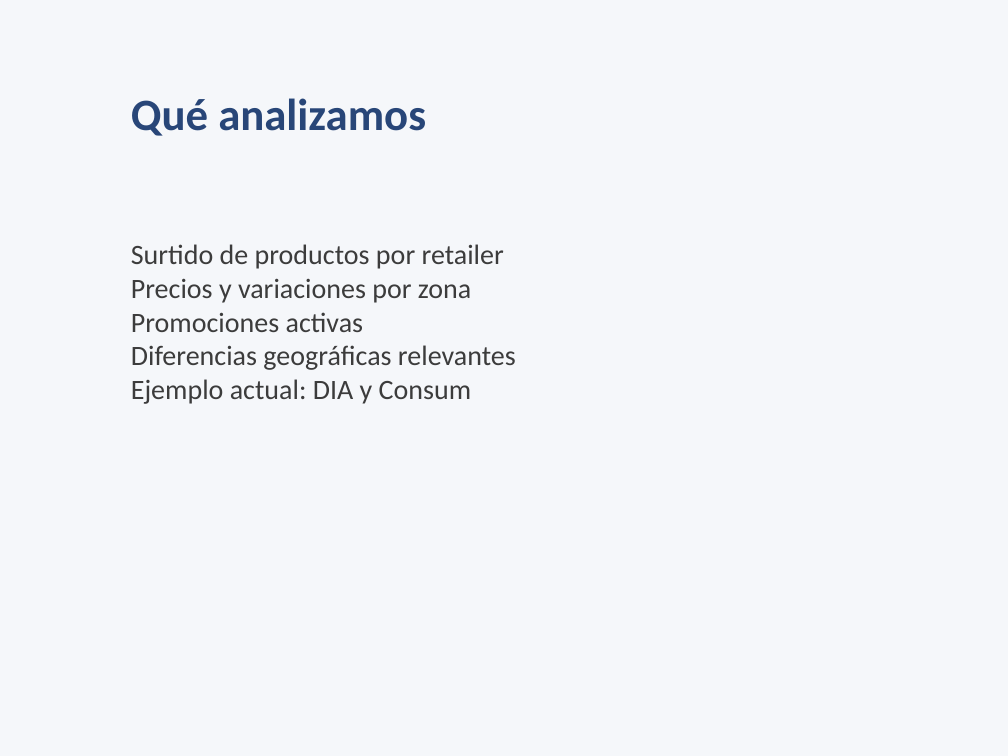
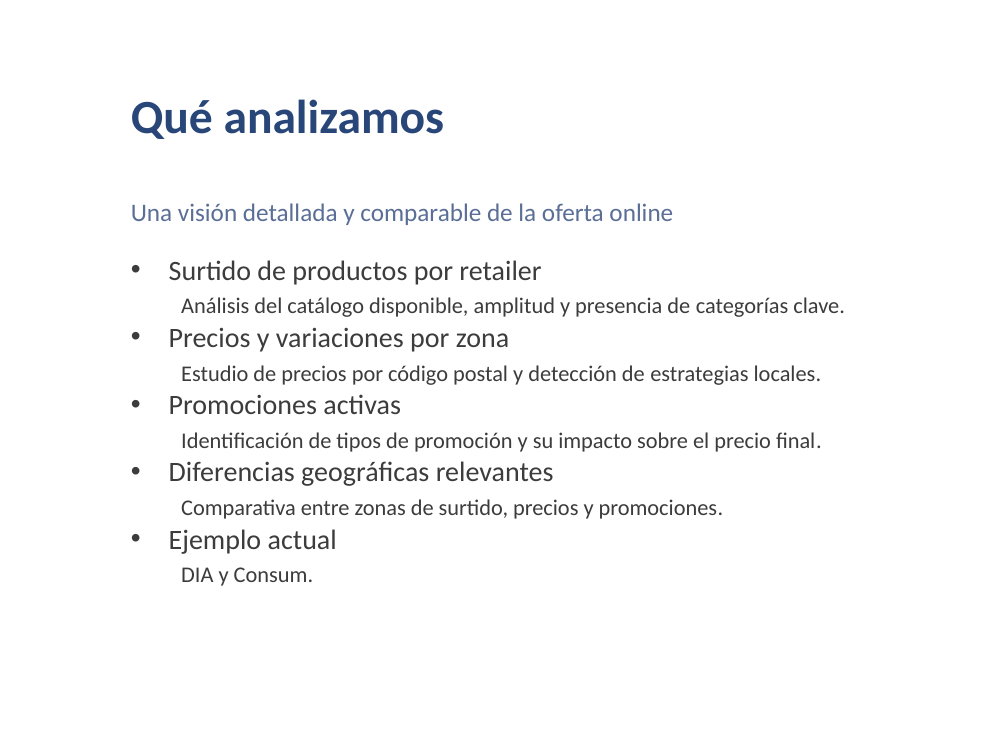
Before and after one commit to egarde-git/proyecto-curso, a slide deck: slide 4 of PresentacionProyecto.pptx. Drawn at 1008x756 pixels with LibreOffice and Linux fonts; fonts in the diff are those of the drawing. Boxes give left, top, right and bottom in pixels: in the first picture for what was removed or moved away, otherwise in the second. Text is boxed around its words. In the diff, an @@ line names an element or a change of style, - is before the commit and + after.

Commit message:
Actualizar PresentacionProyecto.pptx con nuevos contenidos

```diff
--- a/PresentacionProyecto.pptx
+++ b/PresentacionProyecto.pptx
@@ background #F5F7FA to #FFFFFF @@
@@ text "Qué analizamos" at <box>131,99,445,139</box>: size 32 to 34 pt @@
@@ text added at <box>131,203,673,225</box>, 18 pt, text #5A6E96 @@
+Una visión detallada y comparable de la oferta online
@@ text "Surtido de productos por retailer": place and size @@
-text "Surtido de productos por retailer" at <box>131,244,516,404</box>
+text "Surtido de productos por retailer" at <box>169,260,845,586</box>
@@ text at <box>169,260,554,486</box>: bullet none to • @@
@@ text at <box>181,297,845,317</box>: paragraph added @@
+Análisis del catálogo disponible, amplitud y presencia de categorías clave.
@@ text at <box>181,365,822,385</box>: paragraph added @@
+Estudio de precios por código postal y detección de estrategias locales.
@@ text at <box>181,432,822,452</box>: paragraph added @@
+Identificación de tipos de promoción y su impacto sobre el precio final.
@@ text at <box>169,499,724,586</box>: text changed; size 20 to 16 pt @@
-Ejemplo actual: DIA y Consum
+Comparativa entre zonas de surtido, precios y promociones.
+• Ejemplo actual
+DIA y Consum.
```
Also in this commit, not shown: 8 other slides changed.
